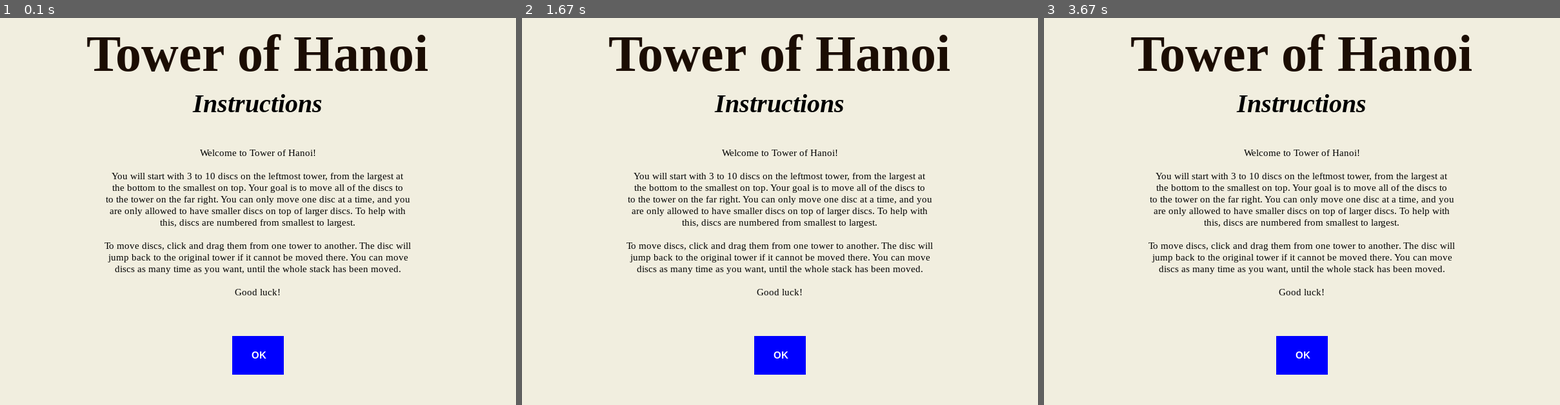
Above: before the commit, frames 1-3 (left to right).
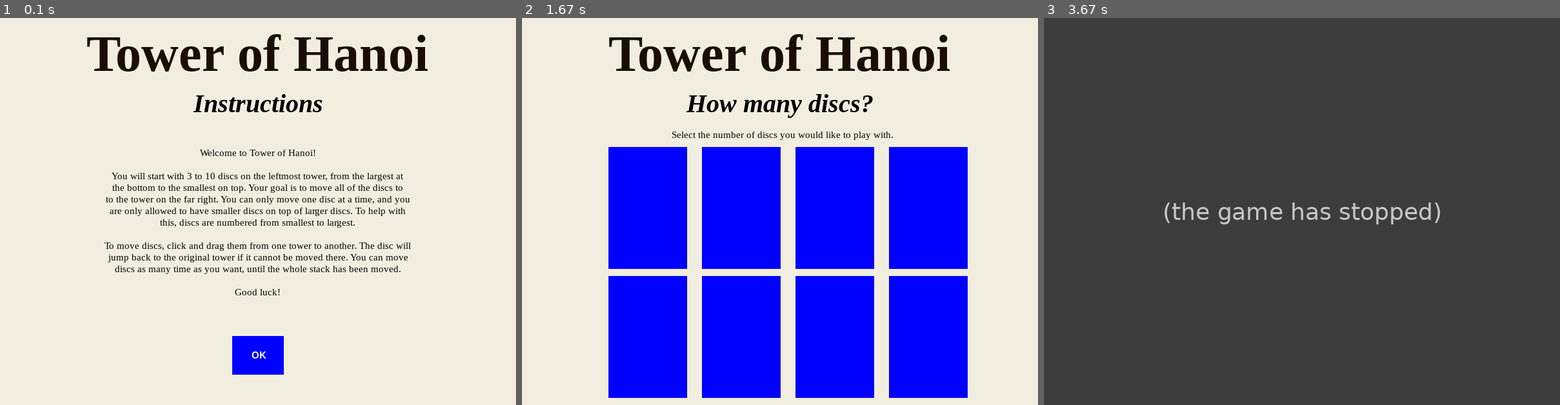
Above: after the commit, the same moments.

Repository: cam-rod/Tower-Of-Hanoi
Game: pygame game, started from tower-of-hanoi.py
Two runs of this game, one before a commit and one after it. Both use one fixed random seed, a clock stepped at 60 frames per second and the inputs below. The source is Python 2; it was converted automatically to run under Python 3.
Inputs (mouse positions are in pixels of both pictures, inside the frame that each line leads up to):
- Up to frame 1 (0.1 s): no input
- Up to frame 2 (1.67 s): click (780, 354) at 0.38 s
- Up to frame 3 (3.67 s): no input

The runs differ from the first frame. In frame 1, 0.3% of the frame differs, in the area x 37-63%, y 19-25%; in frame 2, 40%; in frame 3, 99%, in the area x 0-100%, y 0-100%.
After the commit the program exited at 3.38 s; later frames show no game.

Commit message:
started number select menu
- created number select menu with button frames
- separated title/subtitle loading into a separate function
- separated _button_ clicks into a lambda
- removed redundant global calls

Diff:
--- a/tower-of-hanoi.py
+++ b/tower-of-hanoi.py
@@ -15,6 +15,8 @@
 text_font
 active
 event
+x
+y
 
 title
 subtitle
@@ -22,28 +24,41 @@
 length
 button_font
 button_text
+number_button
 """
+
+# This function loads in the title and subtitle as needed.
+# title_text: bool: determines whether the title will be shown or not
+# subtitle_text: str: the text for the optional subtitle, not provided if a subtitle is not needed
+def load_title(title_text, *subtitle_text):
+    # Generate title
+    if title_text:
+        title = title_font.render('Tower of Hanoi', True, (27,13,3))
+        title = title.convert_alpha()
+        screen.blit(title, (134,10))
+
+        try:
+            subtitle = subtitle_font.render(subtitle_text[0], True, (0,0,0))
+            subtitle.convert_alpha()
+            screen.blit(subtitle, ((800 - subtitle_font.size(subtitle_text[0])[0]) / 2, 110))
+        except IndexError:
+            pass
+        # End try/except
+    else:
+        try:
+            subtitle = subtitle_font.render(subtitle_text[0], True, (0,0,0))
+            subtitle.convert_alpha()
+            screen.blit(subtitle, ((800 - subtitle_font.size(subtitle_text[0])[0]) / 2,10))
+        except IndexError:
+            pass
 
 # This function provides the instructions of the game to the user.
 # start: bool: Determines whether the game is starting to call next method
 def instructions(start):
-    # Use global variables
-    global screen, background, button
-    global title_font, subtitle_font, text_font, button_font
-
     # Initialize the window depending on context
     pygame.display.set_caption('Tower of Hanoi')
     screen.blit(background, (0,0))
-    # End if start
-
-    # Generate title and subtitle
-    title = title_font.render('Tower of Hanoi', True, (27,13,3))
-    title = title.convert_alpha()
-    screen.blit(title, (134,10))
-
-    subtitle = subtitle_font.render('Instructions', True, (0,0,0))
-    subtitle.convert_alpha()
-    screen.blit(subtitle, (298,110))
+    load_title(True, 'Instructions')
 
     # Generate text
     ins_list = []
@@ -83,18 +98,19 @@
                 active = False # NOTE: remove when quit function is complete
                 quit_warning()
             elif event.type == pygame.MOUSEBUTTONDOWN:
-                if event.button == 1:
-                    if event.pos[0] in range(360, 439) and event.pos[1] in range(493, 552):
-                        if start == True:
-                            game_setup()
-                        else:
-                            pass # NOTE: LINKS BACK TO GAME
-                        # Left click on button
-                    # End if event.pos[0]
-                # End if event.button
+                if button_clicked(event, (360,439), (493,552)):
+                    active = False
+                # End if button_clicked
             # End if event.type
         # End got event
     # End while active
+
+    if start == True:
+        # Begin loading game
+        game_setup()
+    else:
+        pass # NOTE: This will return to game
+     # End if start
 
 # This function warns the user if they are about to quit the game.
 def quit_warning():
@@ -102,7 +118,36 @@
 
 # This function sets up the game and lets the user choose how many discs to play with.
 def game_setup():
-    print 'hey hey!'
+    # Reset display and generate title/subtitle
+    screen.blit(background, (0,0))
+    load_title(True, 'How many discs?')
+
+    # Generate instruction text
+    text = text_font.render('Select the number of discs you would like to play with.', True, (0,0,0))
+    text = text.convert_alpha()
+    screen.blit(text, (232,172))
+
+    # Generate buttons for number selection with text
+    # NOTE: gaps of 11px
+    number_button = pygame.Surface((122,189))
+    number_button.fill((0,0,255))
+
+    for i in range(4):
+        for j in range(2):
+            screen.blit(number_button, (134+(i*145), 200+(j*200)))
+        # End for j
+    # End for i
+
+    # Generate numbers within buttons
+    for i in range(3,11):
+        pass
+        #button_text = button_font.render(str(i), True, (255,255,255))
+        #button_text = button_text.convert_alpha()
+        #screen.blit(button)
+     # NOTE: combine this function with the one above for sanity's sake
+
+    pygame.display.update()
+    pygame.time.wait(3000)
 
 if __name__ == '__main__': # Program was started directly and not called
     # Initialize pygame
@@ -110,16 +155,24 @@
     pygame.font.init()
 
     # Create global variables to avoid memory leak
+
+    # The base display of the game
     screen = pygame.display.set_mode((800, 600))
-
-    background = pygame.Surface((800,600))
+    # Main background and colour
+    background = pygame.Surface(screen.get_size())
     background.fill((241,238,223))
+    # Default button and colour
     button = pygame.Surface((80,60))
     button.fill((0,0,255))
+    # Lambda functions
+    button_clicked = lambda event, x, y: True if event.button == 1 and event.pos[0] in range(x[0],x[1]) and \
+                                         event.pos[1] in range(y[0],y[1]) else False # Returns True if left click in defined range
 
+    # Various fonts
     title_font = pygame.font.SysFont('timesnewroman', 80, True)
     subtitle_font = pygame.font.SysFont('timesnewroman', 40, True, True)
     text_font = pygame.font.SysFont('timesnewroman', 15)
     button_font = pygame.font.SysFont('arial', 15, True)
 
+    # Load instructions in game start mode
     instructions(True)
